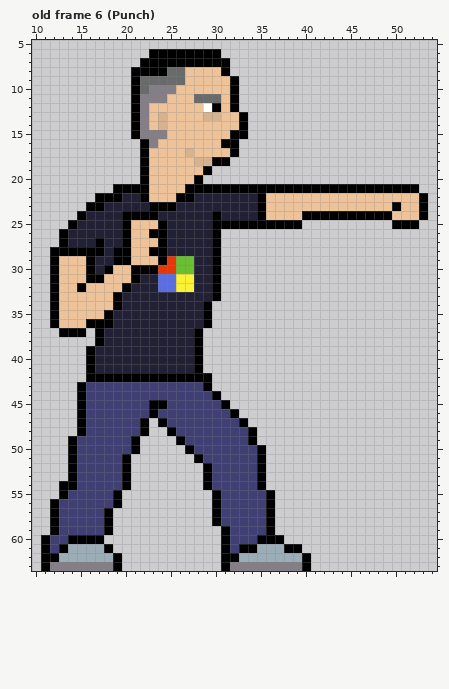
Pixel-art file -- aseprite/JimR.aseprite. The picture above is the old version.
80x64 pixels, 36 frames. Shown: old frame 6 (Punch): x 10..54, y 5..63. The commit also changed other frames, which this record leaves out.
Once edited:
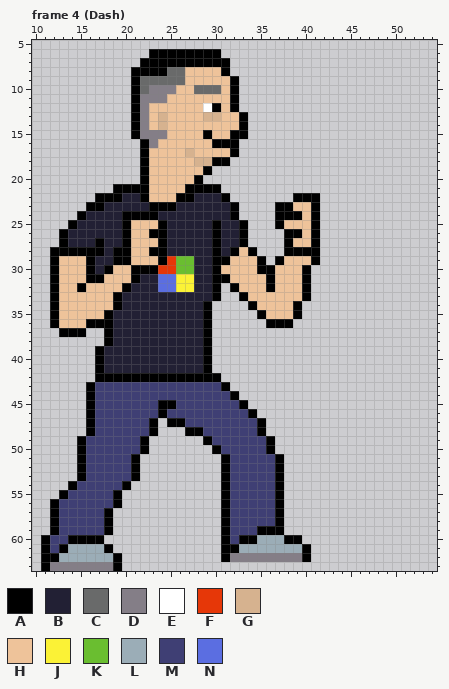
Palette (. is transparent): A #000000  B #222034  C #696a6a  D #847e87  E #ffffff  F #e63708  G #d6b28f  H #eec39a  J #fbf236  K #6abe30  L #9badb7  M #3f3f74  N #5b6ee1
A new or re-ordered frame is compared with the old frame closest to it.
The author wrote: Dash animation for Rim Jies
Changes in this commit:
frames 36 -> 47
Changed rows in their new state; - is an unchanged pixel.
Frame 4 (Dash) is new; against old frame 6 (Punch):
first column x 28:
10 CCC
11 HHH
first column x 29:
15 A-
16 -A
first column x 13:
21 ------------------......................-
22 ------------------A.......AAA............
23 -------------------A....AA--A............
24 -----------------B-A....AAAH-............
25 ------------------BB-...-HHHA--------...-
26 ------------------BBA----AAHA------------
27 ------------------BBA----AHHA------------
28 ------------------BAHA---AAAA------------
29 ------------------AHHHA-AHHHA------------
30 ------------------HHHHAAHHHA-------------
31 ------------------AHHHHAHHHA-------------
32 -------------------AHHHAHHHA-------------
33 --------------------AHHHHHHA-------------
34 ---------------------AHHHHA--------------
35 ----------------------AHHHA--------------
36 -----------------------AAA---------------
37 ----.A---------BA------------------------
38 ----.A---------BA------------------------
39 ---.A----------BA------------------------
40 ---.A----------BA------------------------
41 ---.A----------BA------------------------
42 ---.-------------A-----------------------
43 --.A------------MMA----------------------
44 --.A-------------MMA---------------------
45 --.A------M-A-----MMA--------------------
46 --.A------MA-------MMA-------------------
47 --.A-----MA.AA------MMA------------------
48 --.A-----MA-..AA-----MA------------------
49 -.A-----MA---...A----MMA-----------------
50 -.A-----MA----...A----MA-----------------
51 -.A----MA------...A---MMA----------------
52 -.A----MA-------..A---MMA----------------
53 -.A----MA-------..A---MMA----------------
54 .---------------..A---MMA----------------
55 -----------------.A----MA----------------
56 -----------------.A----MA----------------
57 -----------------.A----MA----------------
58 -----------------.A----MA----------------
59 ----------------------A-A----------------
60 --------------------AALLLAA--------------
61 -------------------ALL---LLA-------------
62 -------------------DDDDDDDD--------------
63 ------------------..........-------------
Changed places in both pictures, as pixel boxes (x1, y1, x2, y2):
changed: (194, 85, 221, 148)
changed: (59, 184, 428, 571)
